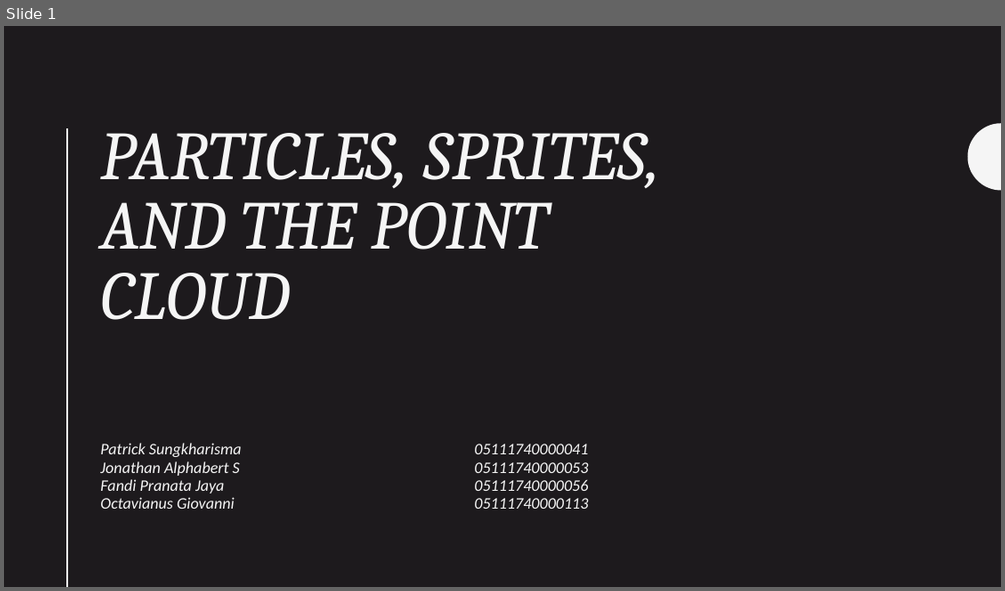
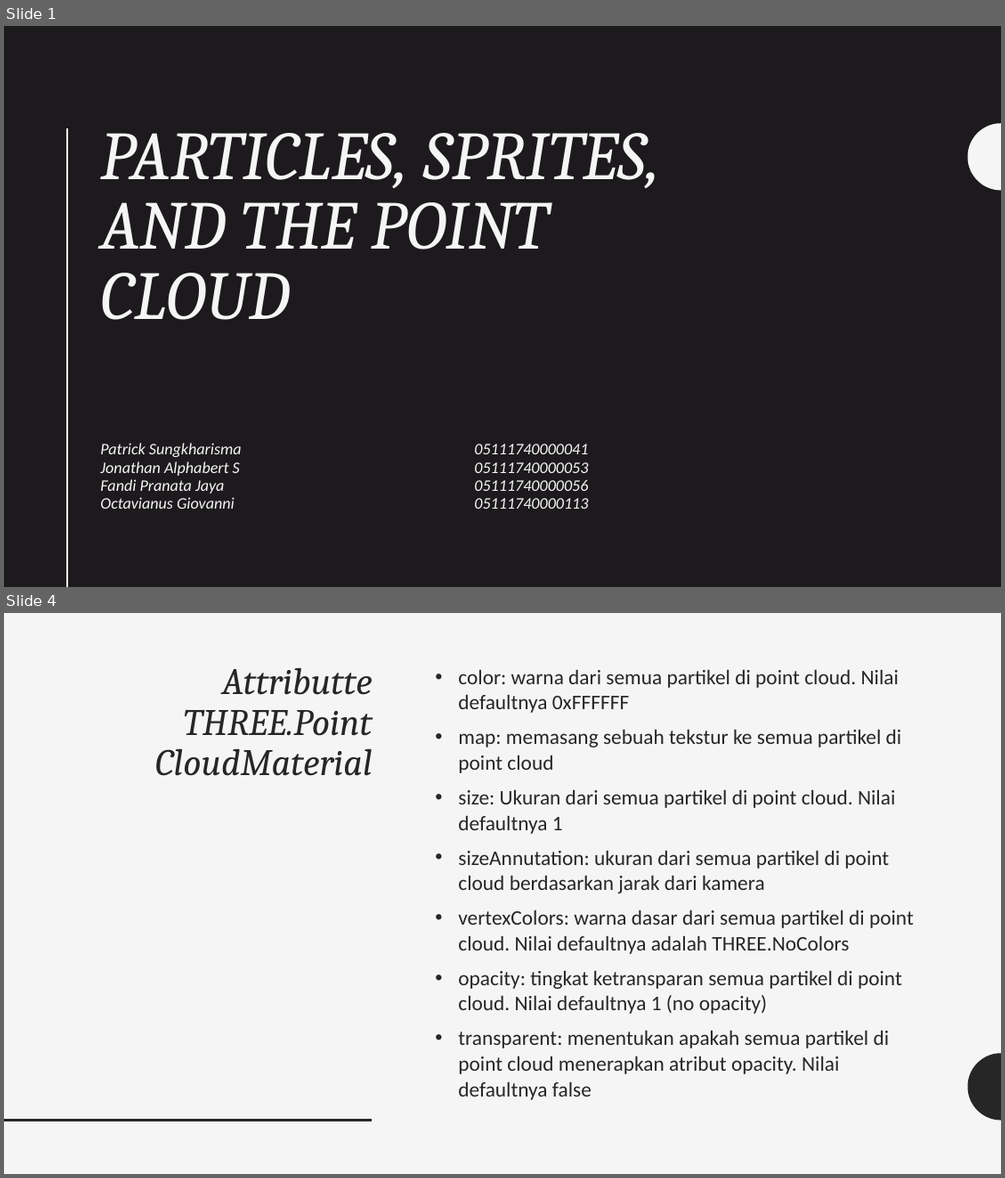
Before and after one commit to grafkom-d-if-its-2019/threejs-presentation-yolo, a slide deck: presentation/Particles, Sprites, and the Point Cloud.pptx. Shown one above the other, each under a label of ours: slide 1 before the commit, slides 1 and 4 after it; the slides between them are not shown. The pictures are 1005x591 and 1005x1178 pixels, drawn with LibreOffice and Linux fonts; fonts in the diff are those of the drawing. Boxes give left, top, right and bottom in pixels: in the first picture for what was removed or moved away, otherwise in the second. Text is boxed around its words. In the diff, an @@ line names an element or a change of style, - is before the commit and + after.

```diff
--- a/presentation/Particles, Sprites, and the Point Cloud.pptx
+++ b/presentation/Particles, Sprites, and the Point Cloud.pptx
@@ slide 4 added at <box>4,613,1001,1174</box>, background #F5F5F5 @@
@@ title added at <box>155,667,372,776</box>, 36 pt, text #262626, italic @@
+Attributte THREE.Point
+CloudMaterial
@@ text added at <box>458,669,914,1100</box>, 20 pt, text #262626 @@
+• color: warna dari semua partikel di point cloud. Nilai defaultnya 0xFFFFFF
+• map: memasang sebuah tekstur ke semua partikel di point cloud
+• size: Ukuran dari semua partikel di point cloud. Nilai defaultnya 1
+• sizeAnnutation: ukuran dari semua partikel di point cloud berdasarkan jarak dari kamera
+• vertexColors: warna dasar dari semua partikel di point cloud. Nilai defaultnya adalah THREE.NoColors
+• opacity: tingkat ketransparan semua partikel di point cloud. Nilai defaultnya 1 (no opacity)
+• transparent: menentukan apakah semua partikel di point cloud menerapkan atribut opacity. Nilai defaultnya false
@@ freeform shape added at <box>968,1053,1001,1120</box>, fill #262626 @@
@@ line added from (4, 1120) to (372, 1120), #262626 2 pt @@
```
Also in this commit, not shown: 6 slides changed, 4 other slides added.
